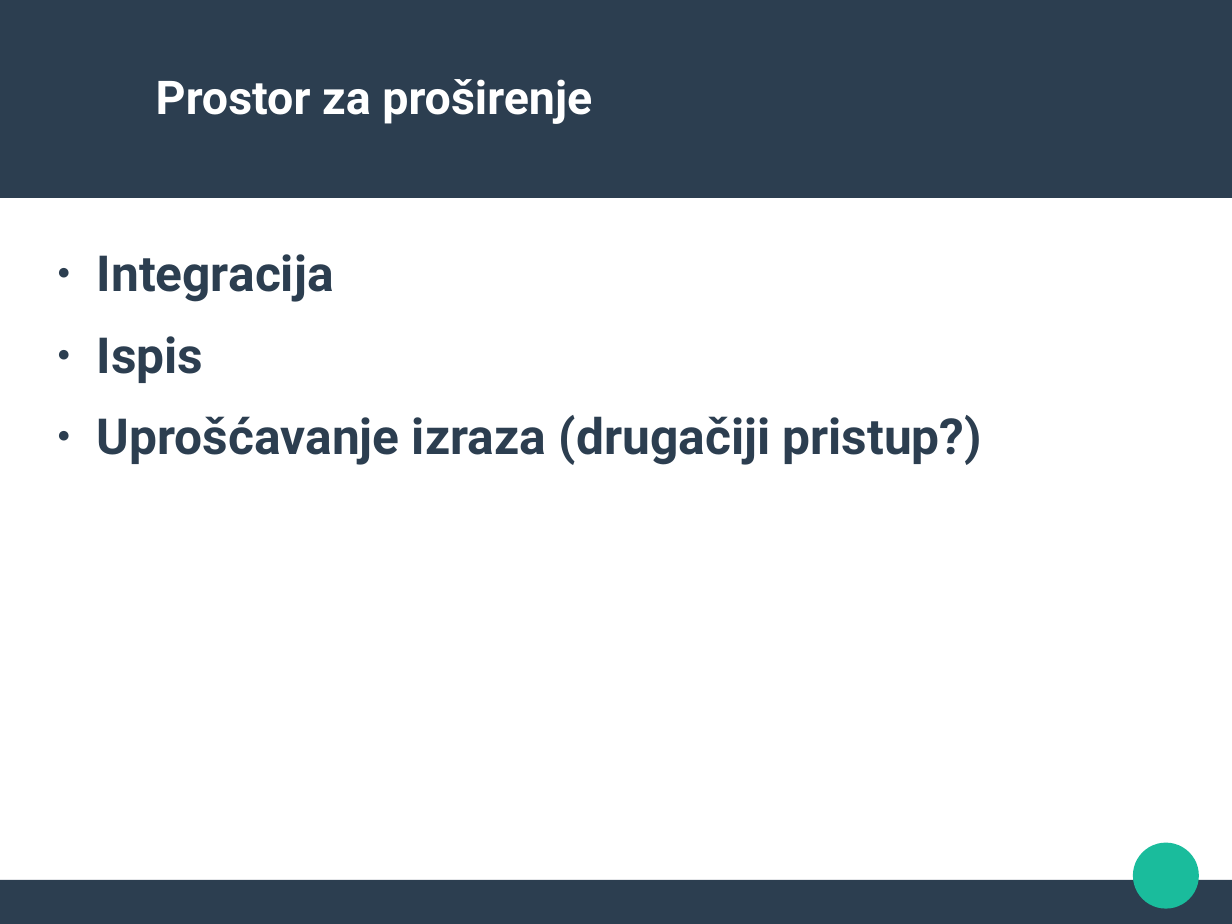
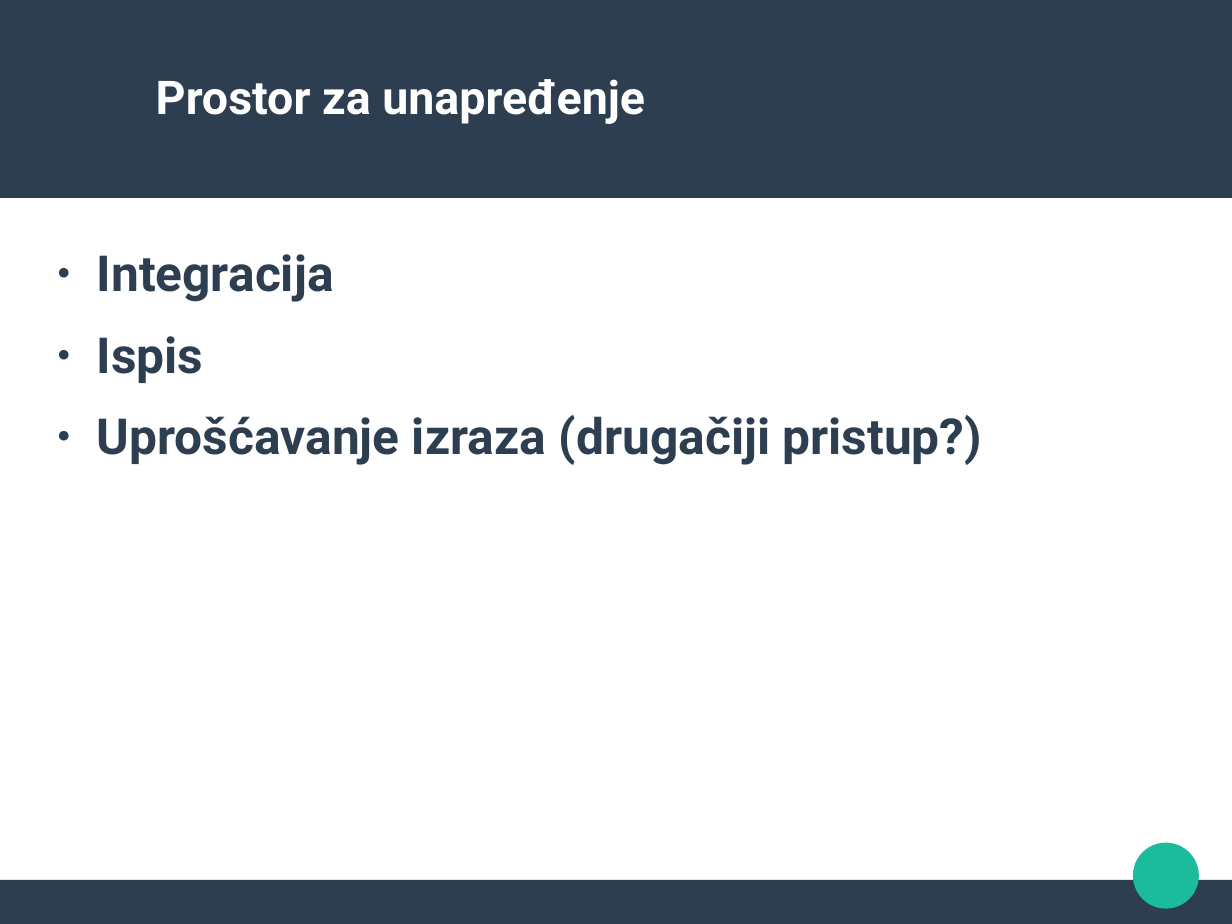
Before and after one commit to sule45/FP2016, a slide deck: slide 10 of prezentacija/FP_prez.odp. Drawn at 1232x924 pixels with LibreOffice and Linux fonts; fonts in the diff are those of the drawing; background and template pictures are left out. Boxes give left, top, right and bottom in pixels: in the first picture for what was removed or moved away, otherwise in the second. Text is boxed around its words. In the diff, an @@ line names an element or a change of style, - is before the commit and + after.

```diff
--- a/prezentacija/FP_prez.odp
+++ b/prezentacija/FP_prez.odp
@@ title at (156,79,645,124): text changed @@
-Prostor za proširenje
+Prostor za unapređenje
```
Also in this commit, not shown: 3 other slides changed.
